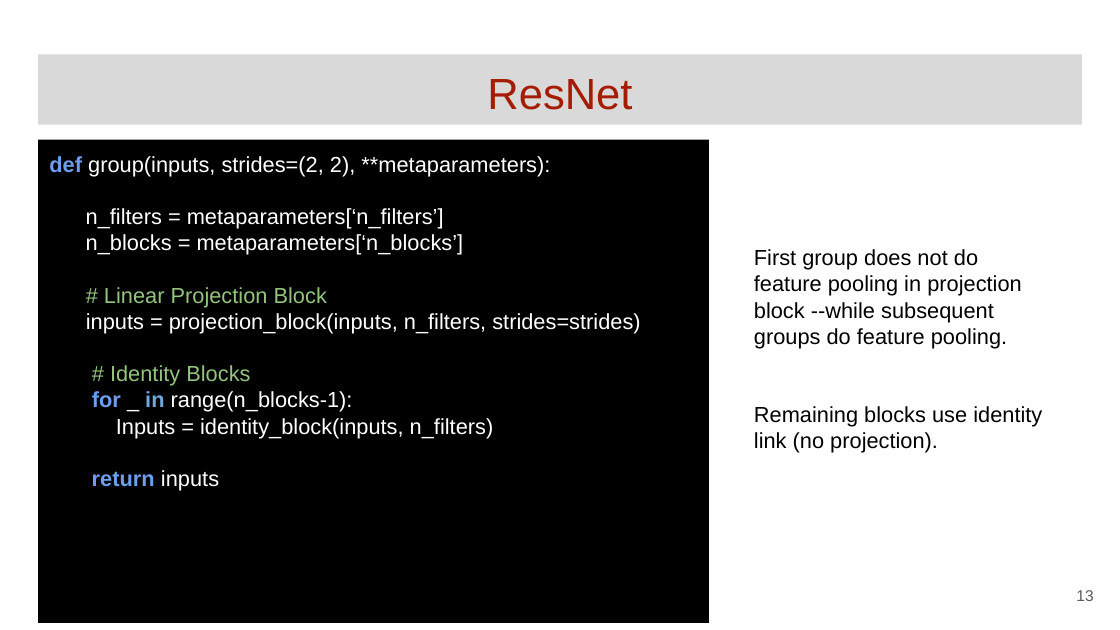
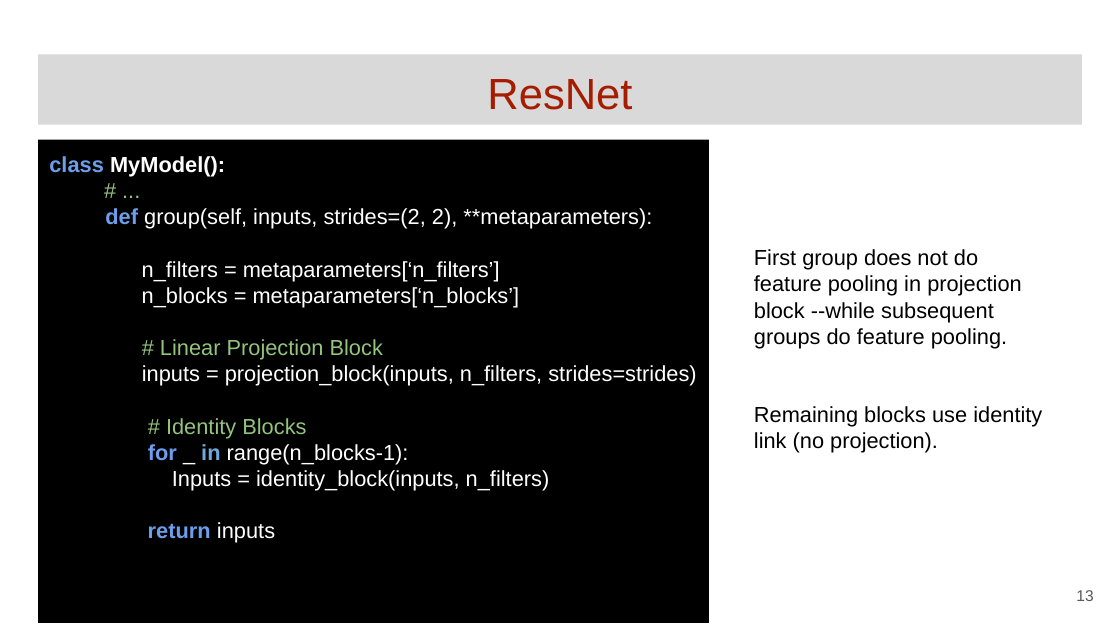
Before and after one commit to GoogleCloudPlatform/keras-idiomatic-programmer, a slide deck: slide 13 of community-labs/Community Lab - Intro to Composable (Common).pptx. Drawn at 1120x630 pixels with LibreOffice and Linux fonts; fonts in the diff are those of the drawing. Boxes give left, top, right and bottom in pixels: in the first picture for what was removed or moved away, otherwise in the second. Text is boxed around its words. In the diff, an @@ line names an element or a change of style, - is before the commit and + after.

```diff
--- a/community-labs/Community Lab - Intro to Composable (Common).pptx
+++ b/community-labs/Community Lab - Intro to Composable (Common).pptx
@@ text in rectangle at <box>49,156,652,229</box>: text changed @@
-def group(inputs, strides=(2, 2), **metaparameters):
+class MyModel():
+# ...
+def group(self, inputs, strides=(2, 2), **metaparameters):
@@ text in rectangle at <box>142,261,696,543</box>: indent changed @@
```
Also in this commit, not shown: 5 other slides changed.
